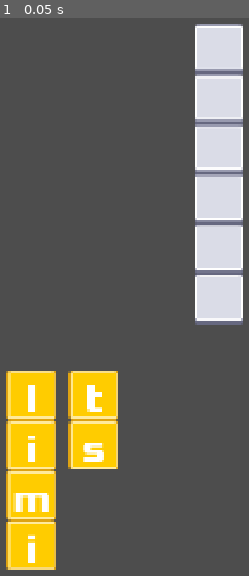
Above: before the commit, frame 1.
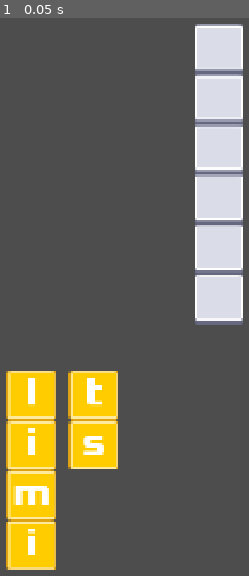
Above: after the commit, the same moment.

Repository: kieranmckey/graphemeG
Game: Godot game, scene res://scenes/game_level.tscn
Two runs of this game, one before a commit and one after it. Both use one fixed random seed, a clock stepped at 60 frames per second and the inputs below.
Inputs:
- Up to frame 1 (0.05 s): no input

The runs differ from the first frame. In frame 1, 1.1% of the frame differs, in the area x 5-42%, y 64-98%.

Commit message:
fix Y on letters

Diff:
--- a/scripts/constants.gd
+++ b/scripts/constants.gd
@@ -21,7 +21,7 @@
 const GRAPHEME_TILES_DIR: String = "res://assets/grapheme_tiles/"
 const GRID_TILES_DIR: String = "res://assets/grid_tiles/"
 const GRAPHEME_TILE_FONT_SIZE: int = 96
-const LETTER_Y_OFFSET: float = 8.0   # fine-tune vertical glyph centering
+const LETTER_Y_OFFSET: float = -8.0   # fine-tune vertical glyph centering
 const UI_FONT_SIZE: int = 48
 const WORDS_LIST_PATH: String = "res://data/words7.txt"
 const LEVEL_DATA_PATH: String = "res://data/level_data.json"
